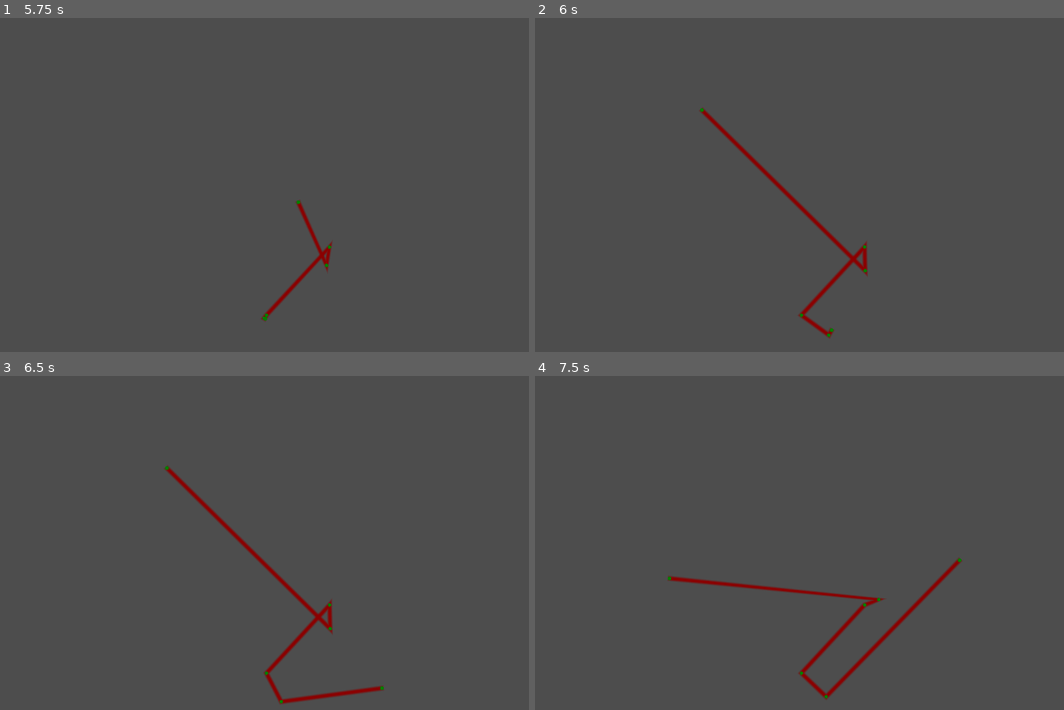
Above: before the commit, frames 1-4 (two rows, left to right).
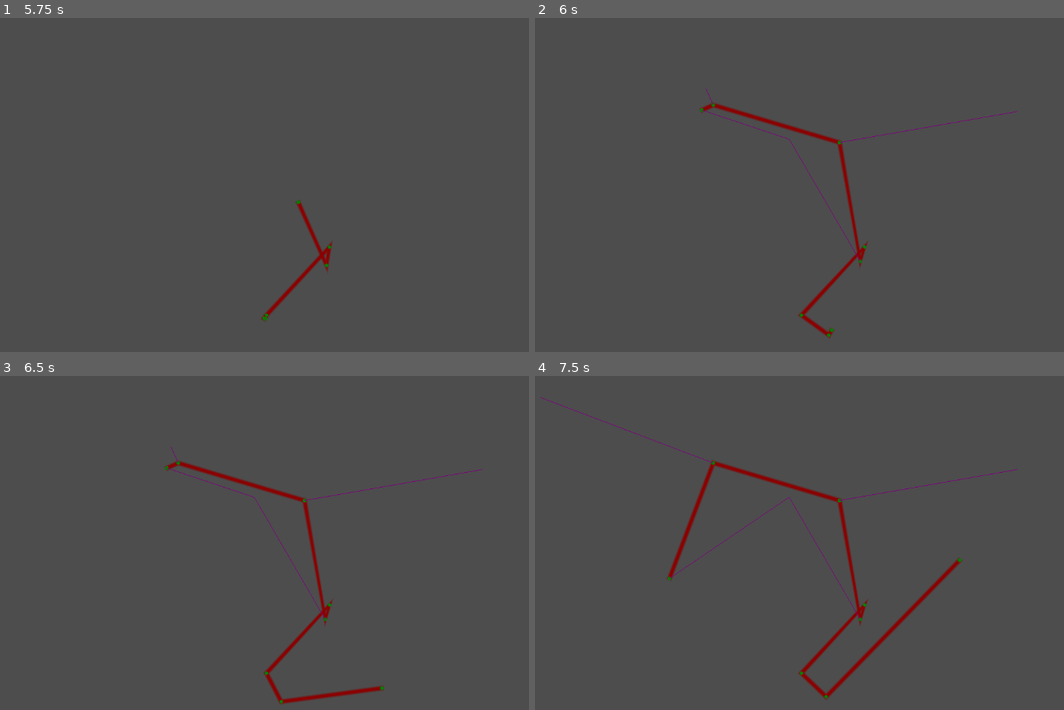
Above: after the commit, the same moments.

Repository: oli-the-broccoli/taught-rope
Game: Godot game, scene res://test_scene.tscn
The game is run twice, just before and just after one commit, with the same random seed, the same clock (stepped at 60 frames per second) and the same inputs.
Inputs (mouse positions are in pixels of both pictures, inside the frame that each line leads up to):
- Up to frame 1 (5.75 s): tap Enter at 0.5 s; move the mouse to (407, 185) at 0.52 s; hold Right 0.53-1.28 s; move the mouse to (132, 221) at 1.27 s; hold Down 1.28-2.03 s; move the mouse to (333, 121) at 2.02 s; hold Right 2.03-2.78 s; move the mouse to (232, 275) at 2.77 s; hold Up 2.78-3.53 s; move the mouse to (460, 258) at 3.52 s; hold Left 3.53-5.03 s; move the mouse to (68, 148) at 4.27 s; move the mouse to (296, 201) at 5.02 s; hold Down from 5.03 s (still down)
- Up to frame 2 (6 s): move the mouse to (704, 111) at 5.77 s; release Down at 5.78 s; hold Right from 5.78 s (still down)
- Up to frame 3 (6.5 s): keep holding Right
- Up to frame 4 (7.5 s): move the mouse to (942, 543) at 6.52 s; release Right at 6.53 s; hold Up 6.53-7.28 s; move the mouse to (667, 579) at 7.27 s; hold Right from 7.28 s (still down)

Frame 1 is identical in both runs. In frame 2, 1.5% of the frame differs, in the area x 31-92%, y 21-78%; in frame 3, 1.5%; in frame 4, 1.7%, in the area x 1-92%, y 6-75%.

Commit message:
added polygon to test scene

Diff:
--- a/test_scene.tscn
+++ b/test_scene.tscn
@@ -41,3 +41,8 @@
 [node name="CollisionShape2D" type="CollisionShape2D" parent="StaticBody2D3"]
 position = Vector2(51, 3)
 shape = SubResource("CircleShape2D_coq8p")
+
+[node name="StaticBody2D4" type="StaticBody2D" parent="."]
+
+[node name="CollisionPolygon2D" type="CollisionPolygon2D" parent="StaticBody2D4"]
+polygon = PackedVector2Array(-29, -66, -51, -57, -55, -32, -34, -22, -11, -17, 13, -21, 23, -35, -2, -57)
